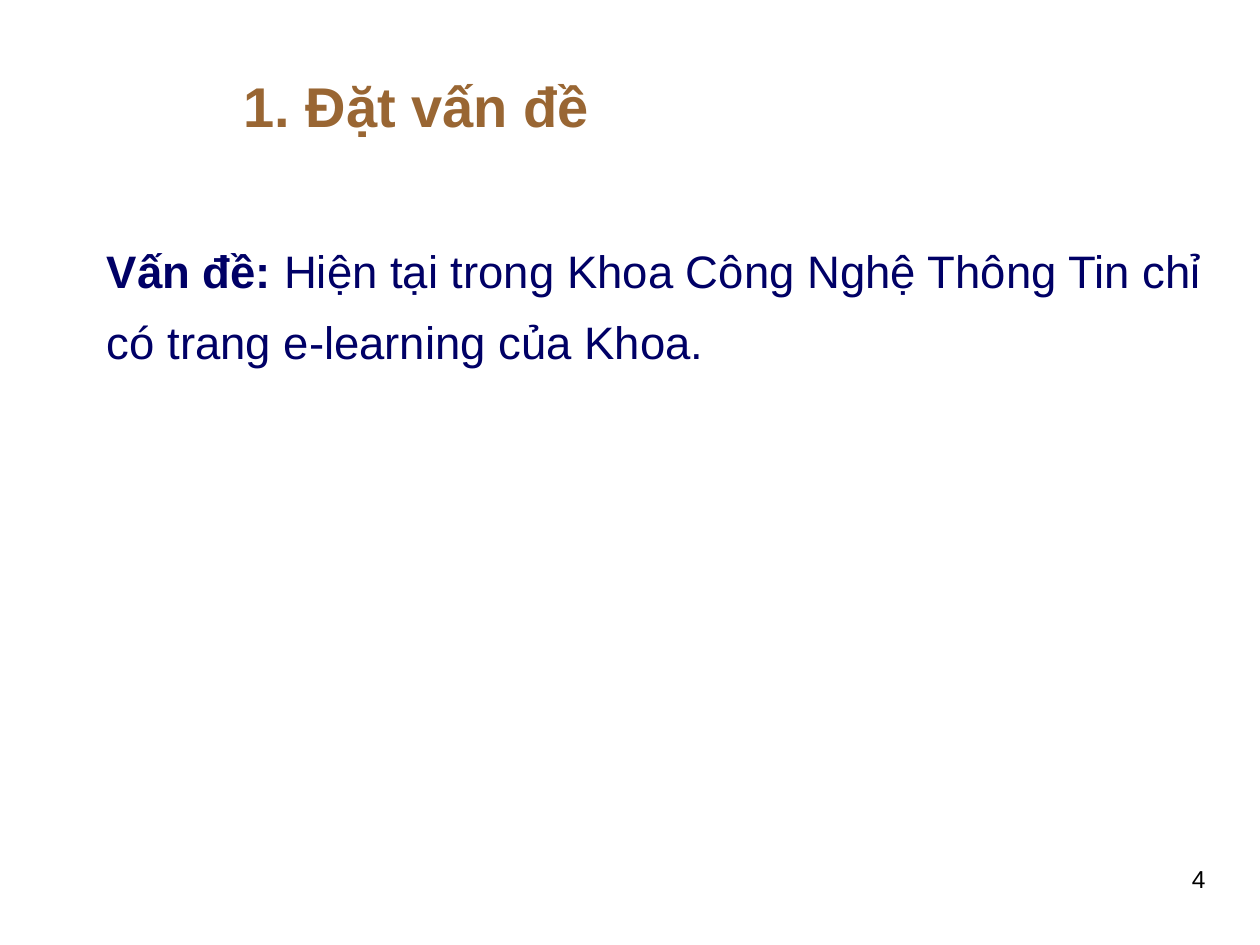
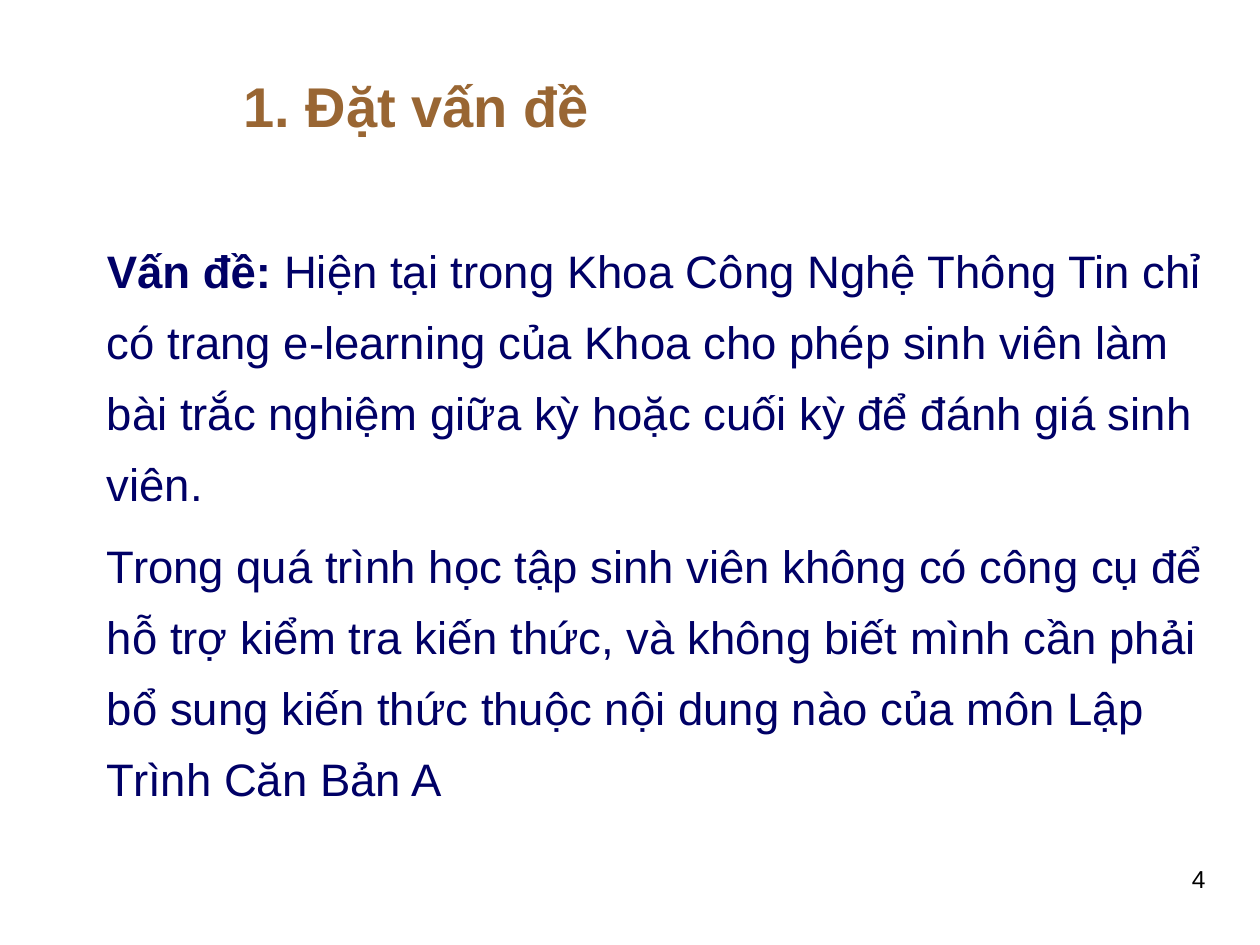
Before and after one commit to thuhuynh4393/testfrontend, a slide deck: slide 4 of Thu HUynh - SLide bao cao.ppt. Drawn at 1260x945 pixels with LibreOffice and Linux fonts; fonts in the diff are those of the drawing; background and template pictures are left out. Boxes give left, top, right and bottom in pixels: in the first picture for what was removed or moved away, otherwise in the second. Text is boxed around its words. In the diff, an @@ line names an element or a change of style, - is before the commit and + after.

```diff
--- a/Thu HUynh - SLide bao cao.ppt
+++ b/Thu HUynh - SLide bao cao.ppt
@@ text at <box>107,253,1203,797</box>: text changed @@
-Vấn đề: Hiện tại trong Khoa Công Nghệ Thông Tin chỉ có trang e-learning của Khoa.
+Vấn đề: Hiện tại trong Khoa Công Nghệ Thông Tin chỉ có trang e-learning của Khoa cho phép sinh viên làm bài trắc nghiệm giữa kỳ hoặc cuối kỳ để đánh giá sinh viên.
+Trong quá trình học tập sinh viên không có công cụ để hỗ trợ kiểm tra kiến thức, và không biết mình cần phải bổ sung kiến thức thuộc nội dung nào của môn Lập Trình Căn Bản A
```
Also in this commit, not shown: 3 other slides changed.
